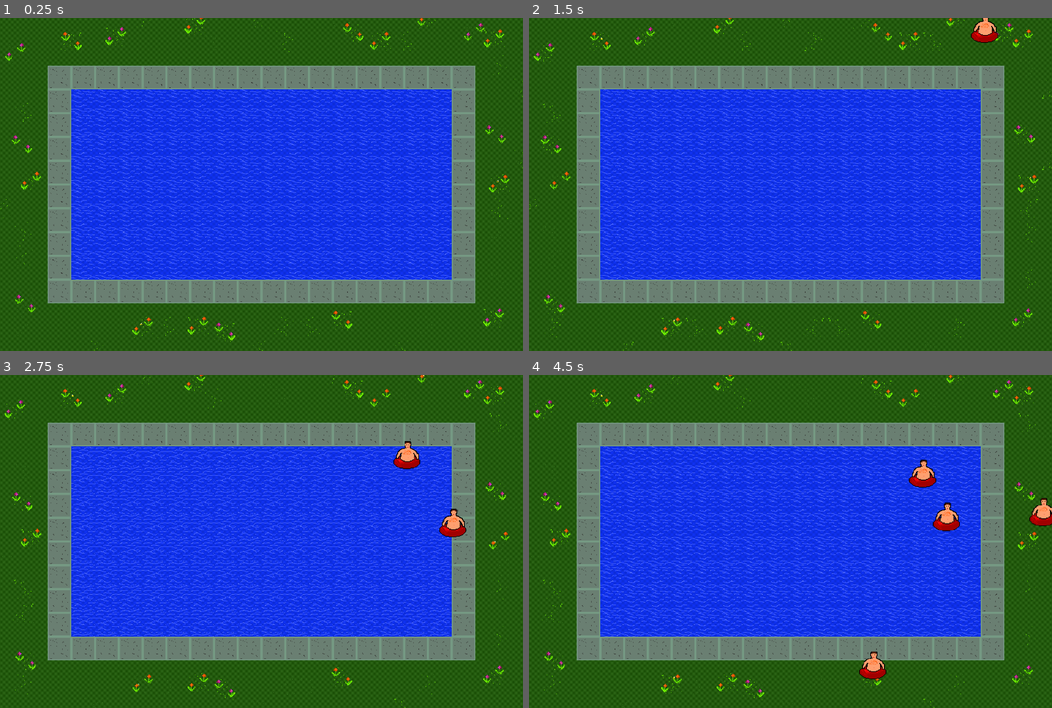
Above: before the commit, frames 1-4 (two rows, left to right).
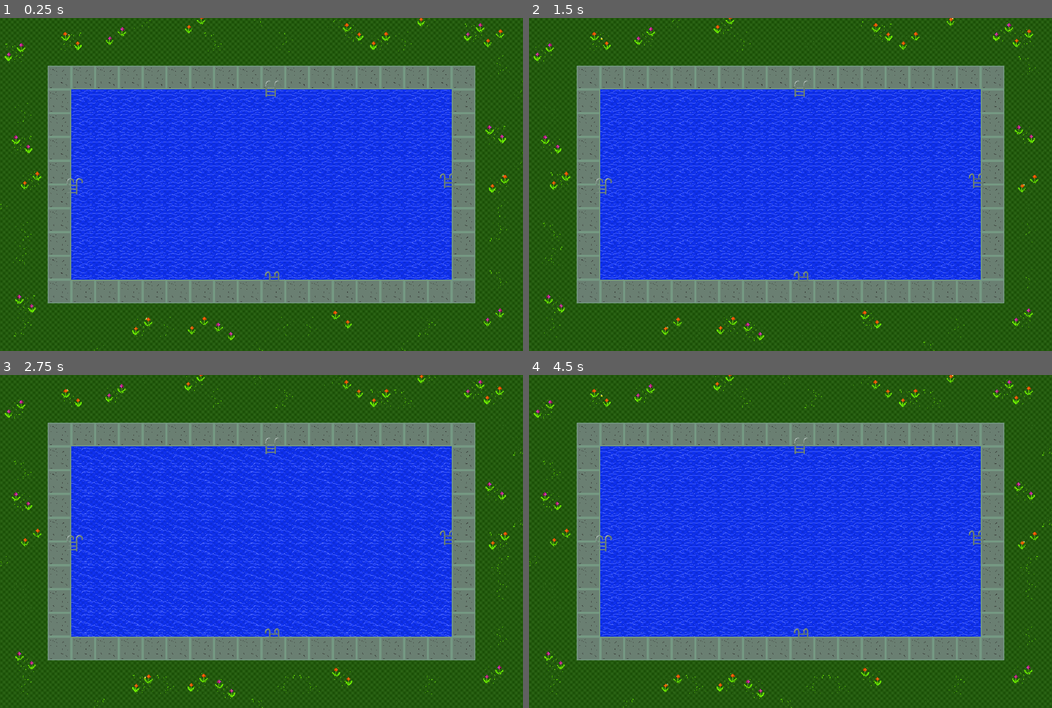
Above: after the commit, the same moments.

Repository: Plukers/ldjam42
Game: Godot game, scene res://Game.tscn
Same seed, same stepped clock (60 frames per second), same inputs: the game is played once before the commit and once after it.
Inputs (mouse positions are in pixels of both pictures, inside the frame that each line leads up to):
- Up to frame 1 (0.25 s): no input
- Up to frame 2 (1.5 s): move the mouse to (905, 167) at 0.52 s; press the mouse at (905, 167) at 0.53 s; tap Enter at 1.25 s; move the mouse to (685, 201) at 1.27 s; release the mouse at (685, 201) at 1.28 s; click (685, 201) at 1.35 s
- Up to frame 3 (2.75 s): move the mouse to (423, 431) at 2.02 s; press the mouse at (423, 431) at 2.03 s
- Up to frame 4 (4.5 s): move the mouse to (984, 528) at 2.77 s; release the mouse at (984, 528) at 2.78 s; click (984, 528) at 2.85 s; move the mouse to (947, 591) at 3.52 s; press the mouse at (947, 591) at 3.53 s; move the mouse to (900, 678) at 4.27 s; release the mouse at (900, 678) at 4.28 s; click (900, 678) at 4.35 s

The runs differ from the first frame. In frame 1, 11% of the frame differs, in the area x 0-100%, y 0-100%; in frame 2, 11%; in frame 3, 9.6%; in frame 4, 12%.

Commit message:
add leaving swimmers and freed finished tweens

Diff:
--- a/Game.tscn
+++ b/Game.tscn
@@ -63,7 +63,7 @@
 [node name="SpawnTimer" type="Timer" parent="." index="3"]
 
 process_mode = 1
-wait_time = 1.0
+wait_time = 5.0
 one_shot = false
 autostart = true
 
--- a/Pool/Ladder.gd
+++ b/Pool/Ladder.gd
@@ -1,33 +1,46 @@
 extends Node2D
 
 
-export(int, "top", "bottom", "left", "right") var sprite_number = 1
+export(int, "top", "bottom", "left", "right") var sprite_number = 0
 var top_ladder = preload("res://Assets/Pool/ladder_top.png")
 var bottom_ladder = preload("res://Assets/Pool/ladder_bottom.png")
 var left_ladder = preload("res://Assets/Pool/ladder_top.png")
 var right_ladder = preload("res://Assets/Pool/ladder_bottom.png")
-const TOP_LADDER = 1
-const BOT_LADDER = 2
-const LEFT_LADDER = 3
-const RIGHT_LADDER = 4
+const TOP_LADDER = 0
+const BOT_LADDER = 1
+const LEFT_LADDER = 2
+const RIGHT_LADDER = 3
 
-var walking_target = Vector2()
+var walk_target = Vector2()
 func _ready():
 	match sprite_number:
 		TOP_LADDER:
 			$Sprite.set_texture(top_ladder)
-			walking_target = Vector2(rand_range(0, 0))
 		BOT_LADDER:
 			$Sprite.set_texture(bottom_ladder)
 		LEFT_LADDER:
 			$Sprite.set_texture(left_ladder)
 		RIGHT_LADDER:
 			$Sprite.set_texture(right_ladder)
-	pass
+
+	$Area2D.connect("body_entered", self, "_on_body_entered")
+
 
 func _on_body_entered(body):
-	body.walking_target
+	match sprite_number:
+		TOP_LADDER:
+			body.walk_target = Vector2(randi()%600 + 400, randi()%200 - 400)
+		BOT_LADDER:
+			body.walk_target = Vector2(randi()%600 + 400, randi()%300 + 1100)
+		LEFT_LADDER:
+			body.walk_target = Vector2(randi()%200 - 400, randi()%500 + 200)
+		RIGHT_LADDER:
+			body.walk_target = Vector2(randi()%200 + 1500, randi()%500 + 200)
+
+	print(body.walk_target, " walk target by ladder: ", sprite_number)
 	body.leave_water()
+
+	print(body, "something entered ladder")
 
 
 func _process(delta):
--- a/Pool/Ladder.tscn
+++ b/Pool/Ladder.tscn
@@ -8,10 +8,10 @@
 custom_solver_bias = 0.0
 extents = Vector2( 24, 24 )
 
-[node name="Ladder" type="Node2D" index="0"]
+[node name="Ladder" type="Node2D"]
 
 script = ExtResource( 1 )
-sprite_number = 1
+sprite_number = 0
 
 [node name="Sprite" type="Sprite" parent="." index="0"]
 
--- a/Pool/Pool.tscn
+++ b/Pool/Pool.tscn
@@ -6,6 +6,7 @@
 [ext_resource path="res://Pool/Flowers_3.tscn" type="PackedScene" id=4]
 [ext_resource path="res://Pool/Water_1.tscn" type="PackedScene" id=5]
 [ext_resource path="res://Pool/Meadow.tscn" type="PackedScene" id=6]
+[ext_resource path="res://Pool/Ladder.tscn" type="PackedScene" id=7]
 
 [sub_resource type="RectangleShape2D" id=1]
 
@@ -20,9 +21,9 @@
 [sub_resource type="RectangleShape2D" id=3]
 
 custom_solver_bias = 0.0
-extents = Vector2( 475.353, 213.829 )
-
-[node name="Pool" type="Node2D" index="0"]
+extents = Vector2( 496, 240 )
+
+[node name="Pool" type="Node2D"]
 
 _sections_unfolded = [ "Collision" ]
 
@@ -59,107 +60,109 @@
 
 [node name="Flowers" parent="Art/Flowers" index="0" instance=ExtResource( 2 )]
 
+frame = 1
+
 [node name="Flowers2" parent="Art/Flowers" index="1" instance=ExtResource( 2 )]
 
 position = Vector2( 1334.04, 314.673 )
+frame = 1
 flip_h = true
 
 [node name="Flowers3" parent="Art/Flowers" index="2" instance=ExtResource( 2 )]
 
 position = Vector2( 59.4024, 341.938 )
+frame = 1
 flip_h = true
 
 [node name="Flowers4" parent="Art/Flowers" index="3" instance=ExtResource( 2 )]
 
 position = Vector2( 1277.23, 39.7519 )
+frame = 1
 
 [node name="Flowers5" parent="Art/Flowers" index="4" instance=ExtResource( 2 )]
 
 position = Vector2( 68.4907, 771.36 )
+frame = 1
 flip_h = true
 
 [node name="Flowers6" parent="Art/Flowers" index="5" instance=ExtResource( 2 )]
 
 position = Vector2( 604.7, 846.338 )
-frame = 1
 flip_h = true
 
 [node name="Flowers7" parent="Art/Flowers" index="6" instance=ExtResource( 2 )]
 
 position = Vector2( 1329.49, 807.713 )
-frame = 1
 
 [node name="Flowers8" parent="Art/Flowers" index="7" instance=ExtResource( 2 )]
 
 position = Vector2( 311.603, 51.1123 )
-frame = 1
 
 [node name="Flowers9" parent="Art/Flowers" index="8" instance=ExtResource( 3 )]
 
 position = Vector2( 524.57, 20.4356 )
-frame = 1
+frame = 3
 _sections_unfolded = [ "Transform" ]
 
 [node name="Flowers10" parent="Art/Flowers" index="9" instance=ExtResource( 3 )]
 
 position = Vector2( 1329.6, 57.1796 )
-frame = 1
+frame = 3
 _sections_unfolded = [ "Transform" ]
 
 [node name="Flowers11" parent="Art/Flowers" index="10" instance=ExtResource( 3 )]
 
 position = Vector2( 920.403, 813.772 )
-frame = 1
+frame = 3
 flip_h = true
 _sections_unfolded = [ "Transform" ]
 
 [node name="Flowers12" parent="Art/Flowers" index="11" instance=ExtResource( 3 )]
 
 position = Vector2( 532.921, 830.474 )
-frame = 1
+frame = 3
 _sections_unfolded = [ "Transform" ]
 
 [node name="Flowers13" parent="Art/Flowers" index="12" instance=ExtResource( 3 )]
 
 position = Vector2( 83.6417, 439.651 )
-frame = 0
 _sections_unfolded = [ "Transform" ]
 
 [node name="Flowers14" parent="Art/Flowers" index="13" instance=ExtResource( 3 )]
 
 position = Vector2( 950.467, 40.4778 )
-frame = 0
 flip_h = true
 _sections_unfolded = [ "Transform" ]
 
 [node name="Flowers15" parent="Art/Flowers" index="14" instance=ExtResource( 3 )]
 
 position = Vector2( 1024, 64 )
+frame = 0
 _sections_unfolded = [ "Transform" ]
 
 [node name="Flowers16" parent="Art/Flowers" index="15" instance=ExtResource( 4 )]
 
 position = Vector2( 192, 64 )
-frame = 5
+frame = 1
 flip_h = true
 _sections_unfolded = [ "Transform" ]
 
 [node name="Flowers17" parent="Art/Flowers" index="16" instance=ExtResource( 4 )]
 
 position = Vector2( 384, 832 )
-frame = 4
+frame = 0
 _sections_unfolded = [ "Transform" ]
 
 [node name="Flowers18" parent="Art/Flowers" index="17" instance=ExtResource( 4 )]
 
 position = Vector2( 1152, 0 )
-frame = 4
+frame = 0
 _sections_unfolded = [ "Transform" ]
 
 [node name="Flowers19" parent="Art/Flowers" index="18" instance=ExtResource( 4 )]
 
 position = Vector2( 1344, 448 )
-frame = 4
+frame = 0
 _sections_unfolded = [ "Transform" ]
 
 [node name="Water" type="Node2D" parent="Art" index="2"]
@@ -169,7 +172,7 @@
 [node name="Water" parent="Art/Water" index="0" instance=ExtResource( 5 )]
 
 position = Vector2( 704, 448 )
-frame = 0
+frame = 2
 
 [node name="Meadow" type="Node2D" parent="Art" index="3"]
 
@@ -178,144 +181,152 @@
 [node name="Meadow" parent="Art/Meadow" index="0" instance=ExtResource( 6 )]
 
 position = Vector2( 384, 0 )
-frame = 0
 _sections_unfolded = [ "Transform" ]
 
 [node name="Meadow2" parent="Art/Meadow" index="1" instance=ExtResource( 6 )]
 
 position = Vector2( 576, 64 )
-frame = 3
+frame = 1
 _sections_unfolded = [ "Transform" ]
 
 [node name="Meadow23" parent="Art/Meadow" index="2" instance=ExtResource( 6 )]
 
 position = Vector2( 704, 0 )
+frame = 0
 flip_h = true
 _sections_unfolded = [ "Transform" ]
 
 [node name="Meadow24" parent="Art/Meadow" index="3" instance=ExtResource( 6 )]
 
 position = Vector2( 768, 64 )
+frame = 0
 flip_v = true
 _sections_unfolded = [ "Transform" ]
 
 [node name="Meadow3" parent="Art/Meadow" index="4" instance=ExtResource( 6 )]
 
 position = Vector2( 896, 0 )
-frame = 3
+frame = 1
 _sections_unfolded = [ "Transform" ]
 
 [node name="Meadow4" parent="Art/Meadow" index="5" instance=ExtResource( 6 )]
 
 position = Vector2( 1088, 64 )
+frame = 0
 _sections_unfolded = [ "Transform" ]
 
 [node name="Meadow5" parent="Art/Meadow" index="6" instance=ExtResource( 6 )]
 
 position = Vector2( 64, 256 )
+frame = 0
 _sections_unfolded = [ "Transform" ]
 
 [node name="Meadow6" parent="Art/Meadow" index="7" instance=ExtResource( 6 )]
 
 position = Vector2( 0, 512 )
+frame = 0
 flip_v = true
 _sections_unfolded = [ "Transform" ]
 
 [node name="Meadow7" parent="Art/Meadow" index="8" instance=ExtResource( 6 )]
 
 position = Vector2( 64, 576 )
-frame = 0
 _sections_unfolded = [ "Transform" ]
 
 [node name="Meadow8" parent="Art/Meadow" index="9" instance=ExtResource( 6 )]
 
 position = Vector2( 64, 640 )
-frame = 0
 flip_h = true
 _sections_unfolded = [ "Transform" ]
 
 [node name="Meadow9" parent="Art/Meadow" index="10" instance=ExtResource( 6 )]
 
 position = Vector2( 64, 832 )
-frame = 3
+frame = 1
 flip_v = true
 _sections_unfolded = [ "Transform" ]
 
 [node name="Meadow10" parent="Art/Meadow" index="11" instance=ExtResource( 6 )]
 
 position = Vector2( 256, 896 )
+frame = 0
 flip_h = true
 _sections_unfolded = [ "Transform" ]
 
 [node name="Meadow11" parent="Art/Meadow" index="12" instance=ExtResource( 6 )]
 
 position = Vector2( 448, 832 )
+frame = 0
 _sections_unfolded = [ "Transform" ]
 
 [node name="Meadow12" parent="Art/Meadow" index="13" instance=ExtResource( 6 )]
 
 position = Vector2( 704, 896 )
+frame = 0
 _sections_unfolded = [ "Transform" ]
 
 [node name="Meadow13" parent="Art/Meadow" index="14" instance=ExtResource( 6 )]
 
 position = Vector2( 768, 832 )
+frame = 0
 flip_h = true
 _sections_unfolded = [ "Transform" ]
 
 [node name="Meadow14" parent="Art/Meadow" index="15" instance=ExtResource( 6 )]
 
 position = Vector2( 832, 832 )
+frame = 0
 _sections_unfolded = [ "Transform" ]
 
 [node name="Meadow15" parent="Art/Meadow" index="16" instance=ExtResource( 6 )]
 
 position = Vector2( 1088, 896 )
-frame = 0
 _sections_unfolded = [ "Transform" ]
 
 [node name="Meadow16" parent="Art/Meadow" index="17" instance=ExtResource( 6 )]
 
 position = Vector2( 1152, 832 )
-frame = 3
+frame = 1
 flip_v = true
 _sections_unfolded = [ "Transform" ]
 
 [node name="Meadow17" parent="Art/Meadow" index="18" instance=ExtResource( 6 )]
 
 position = Vector2( 1344, 704 )
-frame = 3
+frame = 1
 _sections_unfolded = [ "Transform" ]
 
 [node name="Meadow18" parent="Art/Meadow" index="19" instance=ExtResource( 6 )]
 
 position = Vector2( 1344, 576 )
-frame = 3
+frame = 1
 flip_v = true
 _sections_unfolded = [ "Transform" ]
 
 [node name="Meadow19" parent="Art/Meadow" index="20" instance=ExtResource( 6 )]
 
 position = Vector2( 1344, 512 )
+frame = 0
 flip_h = true
 _sections_unfolded = [ "Transform" ]
 
 [node name="Meadow20" parent="Art/Meadow" index="21" instance=ExtResource( 6 )]
 
 position = Vector2( 1408, 384 )
+frame = 0
 flip_v = true
 _sections_unfolded = [ "Transform" ]
 
 [node name="Meadow21" parent="Art/Meadow" index="22" instance=ExtResource( 6 )]
 
 position = Vector2( 1408, 192 )
+frame = 0
 flip_v = true
 _sections_unfolded = [ "Transform" ]
 
 [node name="Meadow22" parent="Art/Meadow" index="23" instance=ExtResource( 6 )]
 
 position = Vector2( 1344, 128 )
-frame = 0
 _sections_unfolded = [ "Transform" ]
 
 [node name="PoolBorder" type="StaticBody2D" parent="." index="1"]
@@ -371,3 +382,22 @@
 
 position = Vector2( 704, 443.05 )
 shape = SubResource( 3 )
+
+[node name="Ladder1" parent="." index="3" instance=ExtResource( 7 )]
+
+position = Vector2( 734.879, 190.401 )
+
+[node name="Ladder2" parent="." index="4" instance=ExtResource( 7 )]
+
+position = Vector2( 1209.21, 435.917 )
+sprite_number = 3
+
+[node name="Ladder3" parent="." index="5" instance=ExtResource( 7 )]
+
+position = Vector2( 738.22, 699.805 )
+sprite_number = 1
+
+[node name="Ladder4" parent="." index="6" instance=ExtResource( 7 )]
+
+position = Vector2( 200.422, 452.619 )
+sprite_number = 2
--- a/Swimmer/Swimmer.gd
+++ b/Swimmer/Swimmer.gd
@@ -19,6 +19,7 @@
 func _ready():
 	$Area2D.connect("input_event", self, "_on_input_event")
 	$Area2D.connect("area_entered", self, "_on_area_entered")
+	$Move.connect("tween_completed", self, "_on_tween_ended");
 
 	force_arrow = $ForceArrow
 	force_arrow.visible = false
@@ -33,6 +34,7 @@
 	$Move.interpolate_property(self, "position", self.position, walk_target, 3.0, Tween.TRANS_LINEAR, Tween.EASE_IN)
 	$Move.start()
 
+
 func _on_input_event(viewport, event, shape_idx):
 	if state == State.IN_WATER and event is InputEventMouseButton and event.pressed:
 		force_arrow.visible = true
@@ -43,6 +45,10 @@
 		$Move.stop_all()
 		apply_impulse(Vector2(), initial_force)
 		_set_state(State.IN_WATER)
+
+func _on_tween_ended(object, key):
+	print(self, "is freed")
+	self.queue_free()
 
 func _set_state(new_state):
 	match new_state:
--- a/Swimmer/Swimmer.tscn
+++ b/Swimmer/Swimmer.tscn
@@ -27,11 +27,11 @@
 custom_solver_bias = 0.0
 extents = Vector2( 22.1134, 25.4496 )
 
-[node name="Swimmer" type="RigidBody2D"]
+[node name="Swimmer" type="RigidBody2D" index="0"]
 
 z_index = 1
 input_pickable = false
-collision_layer = 1024
+collision_layer = 5120
 collision_mask = 0
 mode = 2
 mass = 1.0
Not shown: 1 places in Pool/Pool.tscn that only renumber resources
